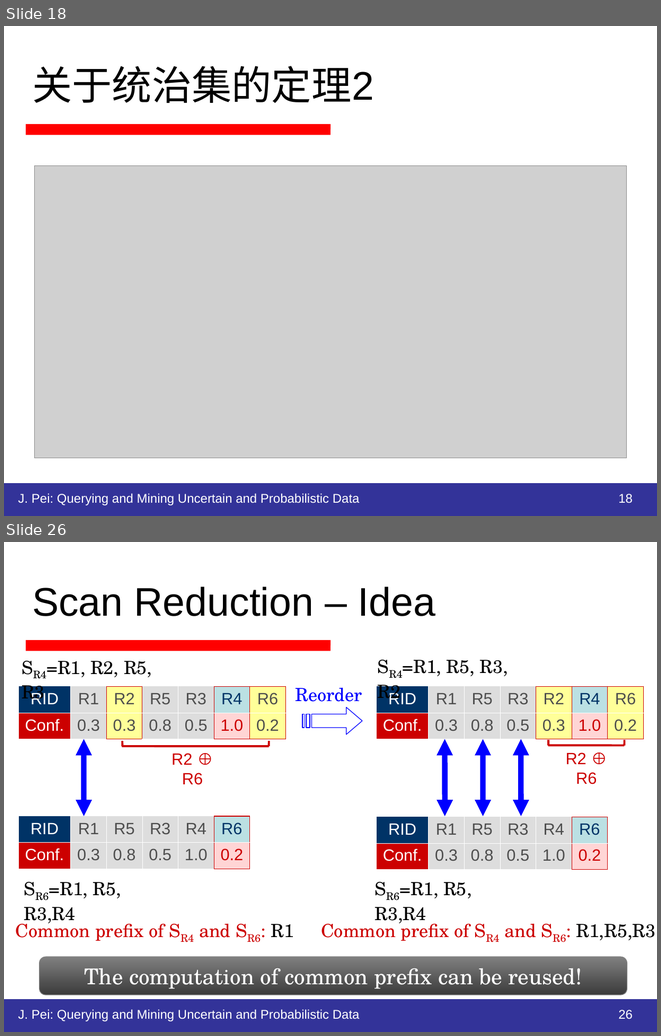
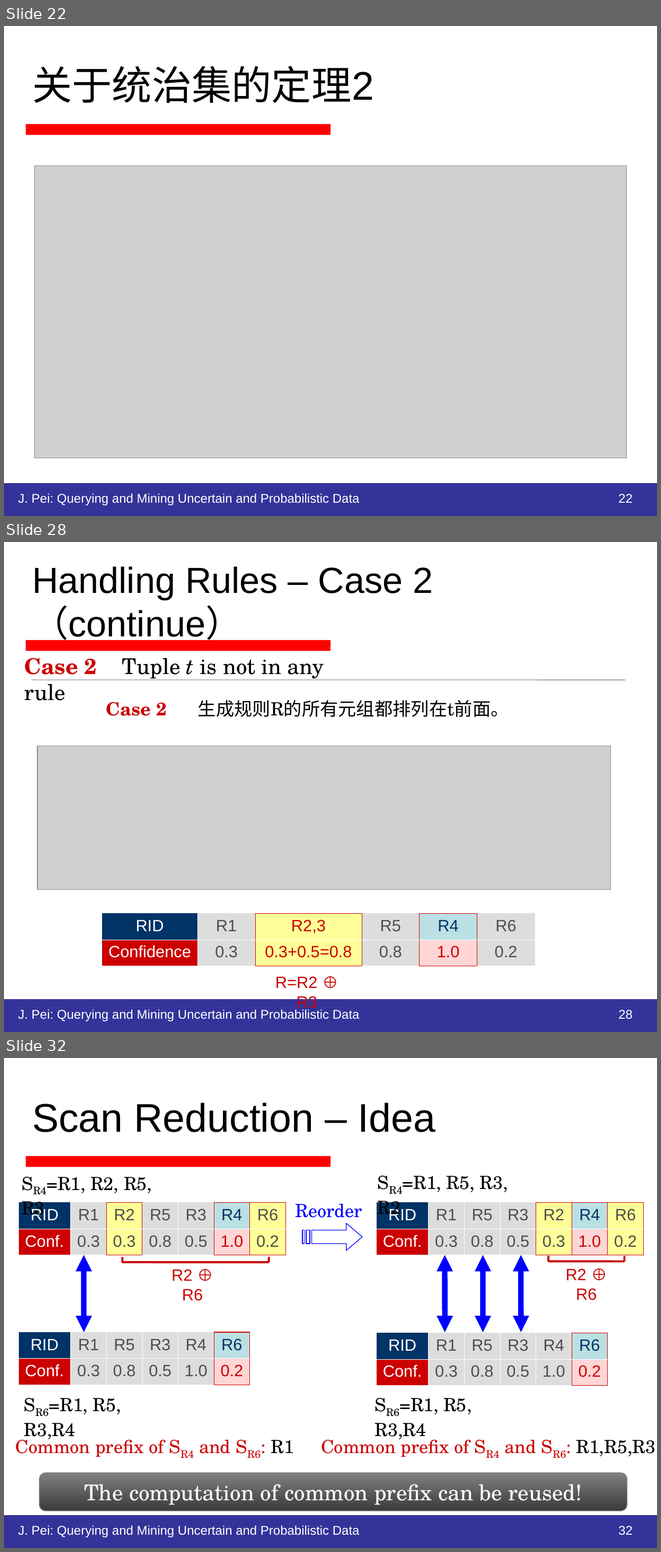
Before and after one commit to HiltonWei/wpstest, a slide deck: branches/区钺坚/读书报告/不确定性数据的查询分析处理.ppt. Shown one above the other, each under a label of ours: slides 18 and 26 before the commit, slides 22, 28 and 32 after it; the slides between them are not shown. The pictures are 661x1036 and 661x1552 pixels, drawn with LibreOffice and Linux fonts; fonts in the diff are those of the drawing; grey boxes stand for pictures. Boxes give left, top, right and bottom in pixels: in the first picture for what was removed or moved away, otherwise in the second. Text is boxed around its words. In the diff, an @@ line names an element or a change of style, - is before the commit and + after.

```diff
--- a/branches/区钺坚/读书报告/不确定性数据的查询分析处理.ppt
+++ b/branches/区钺坚/读书报告/不确定性数据的查询分析处理.ppt
@@ slide 28 added at (4,542,657,1032), background #FFFFFF; not listed: 2 template elements that a slide beside it also shows @@
@@ title added at (32,566,433,645), 40 pt, text #000000 @@
+Handling Rules – Case 2（continue）
@@ text added at (25,658,324,680), 24 pt, text #000000 @@
+Case 2 Tuple t is not in any rule
@@ line added from (32, 680) to (625, 680), #969696 0.74 pt @@
@@ text added at (106,700,509,717), 20 pt, text #000000 @@
+Case 2 生成规则R的所有元组都排列在t前面。
@@ picture added at (37,746,611,889) @@
@@ table added at (102,913,535,965), 2 rows, 6 columns @@
+RID | R1 | R2,3 | R5 | R4 | R6
+Confidence | 0.3 | 0.3+0.5=0.8 | 0.8 | 1.0 | 0.2
@@ text added at (275,976,317,1011), 18 pt, text #CC0000 @@
+R=R2 ⊕ R3
@@ text added at (18,1009,360,1021), 14 pt, text #FFFFFF @@
+J. Pei: Querying and Mining Uncertain and Probabilistic Data
@@ page number added at (618,1009,633,1019), 14 pt, text #FFFFFF @@
+28
@@ what was slide 18 is now slide 22 @@
@@ page number at (618,493,633,502): text changed @@
-18
+22
@@ what was slide 26 is now slide 32 @@
@@ page number at (618,1525,633,1535): text changed @@
-26
+32
```
Also in this commit, not shown: 14 slides changed, 9 other slides added, 1 slide removed, 4 other files.
